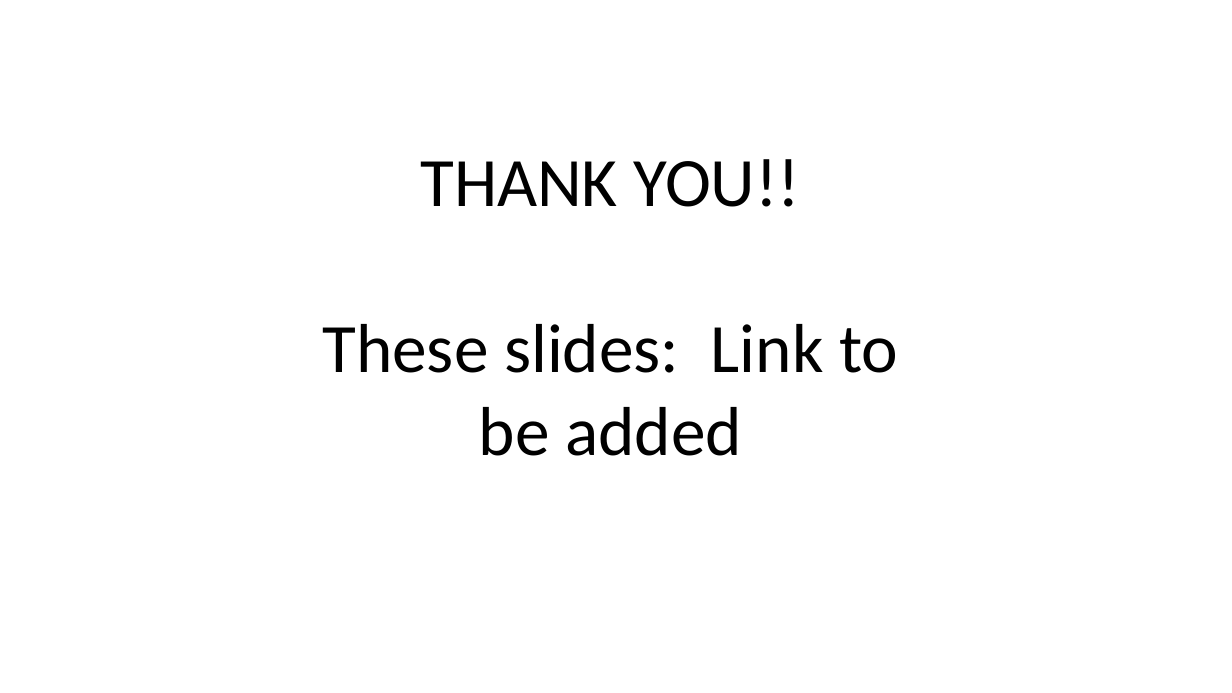
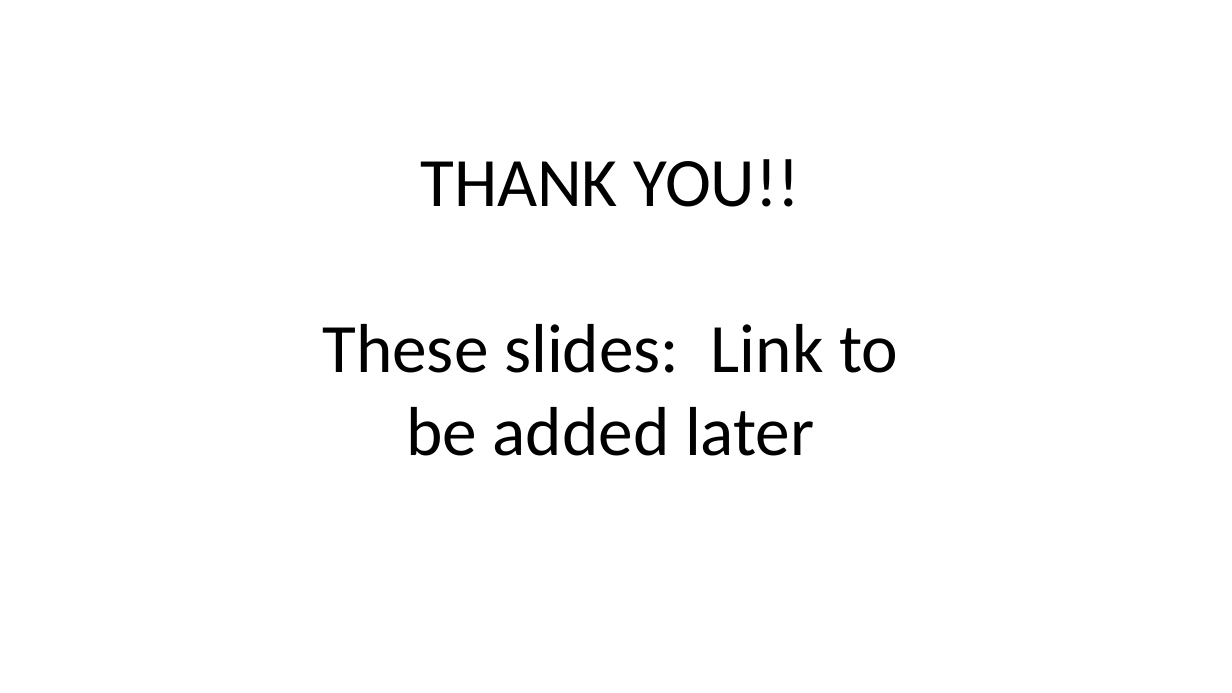
Before and after one commit to silasbergen/IASE, a slide deck: slide 28 of Presentation.pptx. Drawn at 1232x693 pixels with LibreOffice and Linux fonts; fonts in the diff are those of the drawing. Boxes give left, top, right and bottom in pixels: in the first picture for what was removed or moved away, otherwise in the second. Text is boxed around its words. In the diff, an @@ line names an element or a change of style, - is before the commit and + after.

Commit message:
revise2

```diff
--- a/Presentation.pptx
+++ b/Presentation.pptx
@@ text at [322, 324, 898, 456]: text changed @@
-These slides: Link to be added
+These slides: Link to be added later
```
